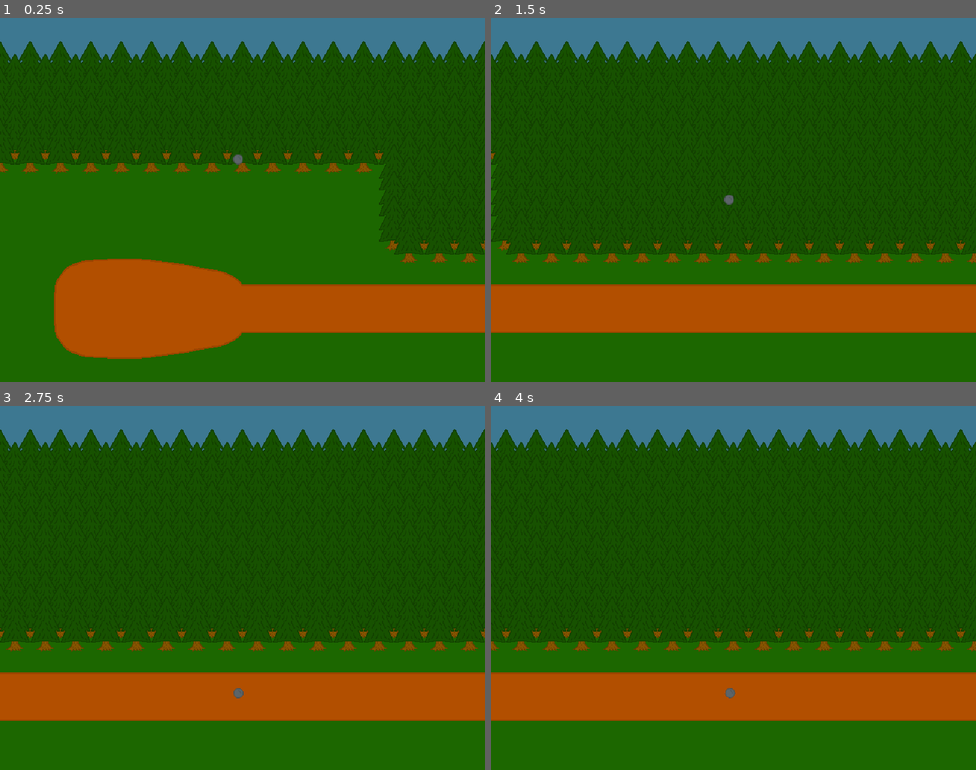
Above: before the commit, frames 1-4 (two rows, left to right).
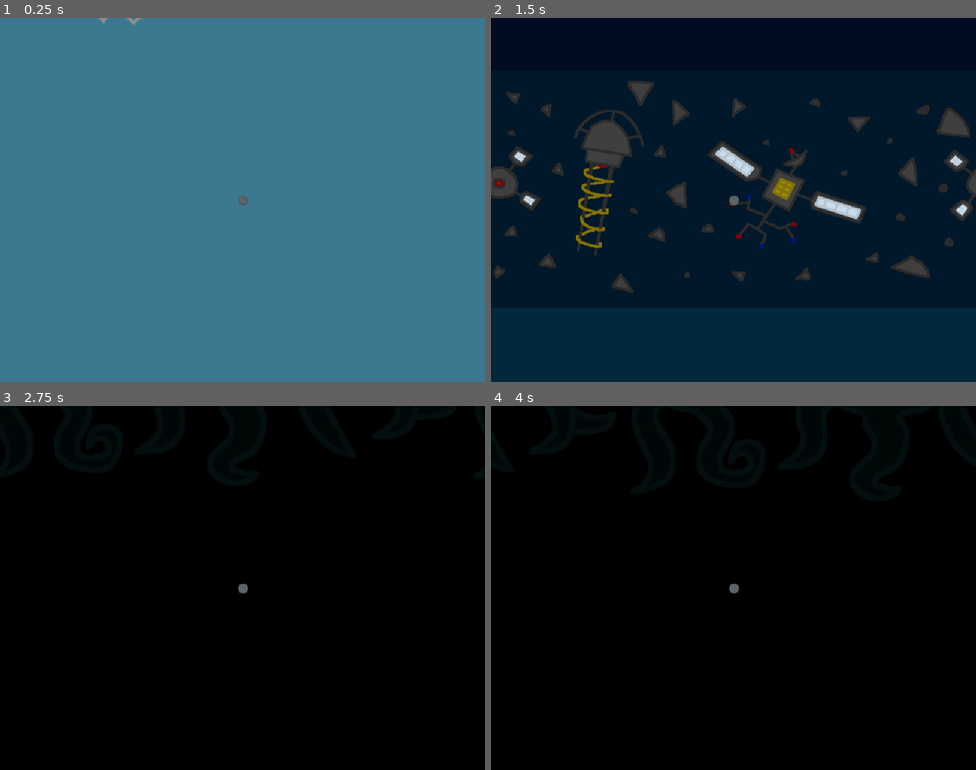
Above: after the commit, the same moments.

Repository: bowenjos/PigsquadAugust2024
Game: Godot game, scene res://Scenes/GameScene.tscn
Two runs of this game, one before a commit and one after it. Both use one fixed random seed, a clock stepped at 60 frames per second and the inputs below. This scene is started directly instead of the project's main scene.
Inputs:
- Up to frame 1 (0.25 s): no input
- Up to frame 2 (1.5 s): no input
- Up to frame 3 (2.75 s): no input
- Up to frame 4 (4 s): no input

The runs differ from the first frame. In frame 1, 91% of the frame differs, in the area x 0-100%, y 0-100%; in frame 2, 100%; in frame 3, 100%; in frame 4, 100%.

Commit message:
Scaling backgrounds

Diff:
--- a/Scenes/GameScene.tscn
+++ b/Scenes/GameScene.tscn
@@ -1,20 +1,34 @@
-[gd_scene load_steps=6 format=3 uid="uid://detg57w1ysds8"]
+[gd_scene load_steps=20 format=3 uid="uid://detg57w1ysds8"]
 
 [ext_resource type="Script" path="res://Scripts/GameController.gd" id="1_ah28k"]
 [ext_resource type="Texture2D" uid="uid://kswsb0xkeaw7" path="res://Art/ShotputStart.png" id="1_l10wb"]
 [ext_resource type="PackedScene" uid="uid://b54ha8ps4qtx7" path="res://Scenes/arena.tscn" id="2_wwqv8"]
 [ext_resource type="PackedScene" uid="uid://r66rhh3nkxrp" path="res://Scenes/shot_put.tscn" id="3_7735l"]
 [ext_resource type="Script" path="res://StartingZone.gd" id="4_w2wv6"]
+[ext_resource type="Texture2D" uid="uid://byv0gd8tnb885" path="res://Art/Sky1.png" id="6_w7oyl"]
+[ext_resource type="Script" path="res://BackGround.gd" id="7_0fyyp"]
+[ext_resource type="Texture2D" uid="uid://ptfds5xc28ac" path="res://Art/Sky2.png" id="8_d41h0"]
+[ext_resource type="Texture2D" uid="uid://d26okojr8sum0" path="res://Art/Sky3.png" id="9_yrmrf"]
+[ext_resource type="Texture2D" uid="uid://rbf7f2wuk77n" path="res://Art/Sky4.png" id="10_peih6"]
+[ext_resource type="Texture2D" uid="uid://cp1tf161kbwvw" path="res://Art/Sky5.png" id="11_qngac"]
+[ext_resource type="Texture2D" uid="uid://enuj0qqle0xq" path="res://Art/Sky6.png" id="12_7x7io"]
+[ext_resource type="Texture2D" uid="uid://bsbnctlumh0uc" path="res://Art/Sky7.png" id="13_6h2da"]
+[ext_resource type="Texture2D" uid="uid://claaajkypmpm8" path="res://Art/Sky8.png" id="14_f0jb2"]
+[ext_resource type="Texture2D" uid="uid://def4ch1li8wgh" path="res://Art/Sky9.png" id="15_trgck"]
+[ext_resource type="Texture2D" uid="uid://fpabxqv1rsdb" path="res://Art/Sky10.png" id="16_euopy"]
+[ext_resource type="Texture2D" uid="uid://cyse4at0chsg3" path="res://Art/Sky11.png" id="17_1h1sc"]
+[ext_resource type="Texture2D" uid="uid://dtfhfixwy3s73" path="res://Art/Sky12.png" id="18_xan2x"]
+[ext_resource type="Texture2D" uid="uid://dhal1xxk2qu7q" path="res://Art/Sky13.png" id="19_rc0yk"]
 
 [node name="GameScene" type="Node2D"]
 script = ExtResource("1_ah28k")
 
-[node name="Arena" parent="." instance=ExtResource("2_wwqv8")]
-
-[node name="Arena2" parent="." instance=ExtResource("2_wwqv8")]
-position = Vector2(640, 0)
-
-[node name="Arena3" parent="." instance=ExtResource("2_wwqv8")]
+[node name="Ground1" parent="." instance=ExtResource("2_wwqv8")]
+
+[node name="Ground2" parent="." instance=ExtResource("2_wwqv8")]
+position = Vector2(640, 0)
+
+[node name="Ground3" parent="." instance=ExtResource("2_wwqv8")]
 position = Vector2(1280, 0)
 
 [node name="StartingZone" type="Sprite2D" parent="."]
@@ -23,4 +37,228 @@
 script = ExtResource("4_w2wv6")
 
 [node name="ShotPut" parent="." instance=ExtResource("3_7735l")]
+z_index = 1
 position = Vector2(314, 350)
+
+[node name="BackgroundHolder" type="Node2D" parent="."]
+
+[node name="Sky1_1" type="Sprite2D" parent="BackgroundHolder"]
+texture = ExtResource("6_w7oyl")
+offset = Vector2(320, -240)
+script = ExtResource("7_0fyyp")
+
+[node name="Sky1_2" type="Sprite2D" parent="BackgroundHolder"]
+position = Vector2(640, 0)
+texture = ExtResource("6_w7oyl")
+offset = Vector2(320, -240)
+script = ExtResource("7_0fyyp")
+
+[node name="Sky1_3" type="Sprite2D" parent="BackgroundHolder"]
+position = Vector2(1280, 0)
+texture = ExtResource("6_w7oyl")
+offset = Vector2(320, -240)
+script = ExtResource("7_0fyyp")
+
+[node name="Sky2_1" type="Sprite2D" parent="BackgroundHolder"]
+texture = ExtResource("8_d41h0")
+offset = Vector2(320, -720)
+script = ExtResource("7_0fyyp")
+
+[node name="Sky2_2" type="Sprite2D" parent="BackgroundHolder"]
+position = Vector2(640, 0)
+texture = ExtResource("8_d41h0")
+offset = Vector2(320, -720)
+script = ExtResource("7_0fyyp")
+
+[node name="Sky2_3" type="Sprite2D" parent="BackgroundHolder"]
+position = Vector2(1280, 0)
+texture = ExtResource("8_d41h0")
+offset = Vector2(320, -720)
+script = ExtResource("7_0fyyp")
+
+[node name="Sky3_1" type="Sprite2D" parent="BackgroundHolder"]
+texture = ExtResource("9_yrmrf")
+offset = Vector2(320, -1200)
+script = ExtResource("7_0fyyp")
+
+[node name="Sky3_2" type="Sprite2D" parent="BackgroundHolder"]
+position = Vector2(640, 0)
+texture = ExtResource("9_yrmrf")
+offset = Vector2(320, -1200)
+script = ExtResource("7_0fyyp")
+
+[node name="Sky3_3" type="Sprite2D" parent="BackgroundHolder"]
+position = Vector2(1280, 0)
+texture = ExtResource("9_yrmrf")
+offset = Vector2(320, -1200)
+script = ExtResource("7_0fyyp")
+
+[node name="Sky4_1" type="Sprite2D" parent="BackgroundHolder"]
+texture = ExtResource("10_peih6")
+offset = Vector2(320, -1680)
+script = ExtResource("7_0fyyp")
+
+[node name="Sky4_2" type="Sprite2D" parent="BackgroundHolder"]
+position = Vector2(640, 0)
+texture = ExtResource("10_peih6")
+offset = Vector2(320, -1680)
+script = ExtResource("7_0fyyp")
+
+[node name="Sky4_3" type="Sprite2D" parent="BackgroundHolder"]
+position = Vector2(1280, 0)
+texture = ExtResource("10_peih6")
+offset = Vector2(320, -1680)
+script = ExtResource("7_0fyyp")
+
+[node name="Sky5_1" type="Sprite2D" parent="BackgroundHolder"]
+texture = ExtResource("11_qngac")
+offset = Vector2(320, -2160)
+script = ExtResource("7_0fyyp")
+
+[node name="Sky5_2" type="Sprite2D" parent="BackgroundHolder"]
+position = Vector2(640, 0)
+texture = ExtResource("11_qngac")
+offset = Vector2(320, -2160)
+script = ExtResource("7_0fyyp")
+
+[node name="Sky5_3" type="Sprite2D" parent="BackgroundHolder"]
+position = Vector2(1280, 0)
+texture = ExtResource("11_qngac")
+offset = Vector2(320, -2160)
+script = ExtResource("7_0fyyp")
+
+[node name="Sky6_1" type="Sprite2D" parent="BackgroundHolder"]
+texture = ExtResource("12_7x7io")
+offset = Vector2(320, -2640)
+script = ExtResource("7_0fyyp")
+
+[node name="Sky6_2" type="Sprite2D" parent="BackgroundHolder"]
+position = Vector2(640, 0)
+texture = ExtResource("12_7x7io")
+offset = Vector2(320, -2640)
+script = ExtResource("7_0fyyp")
+
+[node name="Sky6_3" type="Sprite2D" parent="BackgroundHolder"]
+position = Vector2(1280, 0)
+texture = ExtResource("12_7x7io")
+offset = Vector2(320, -2640)
+script = ExtResource("7_0fyyp")
+
+[node name="Sky7_1" type="Sprite2D" parent="BackgroundHolder"]
+texture = ExtResource("13_6h2da")
+offset = Vector2(320, -3120)
+script = ExtResource("7_0fyyp")
+
+[node name="Sky7_2" type="Sprite2D" parent="BackgroundHolder"]
+position = Vector2(640, 0)
+texture = ExtResource("13_6h2da")
+offset = Vector2(320, -3120)
+script = ExtResource("7_0fyyp")
+
+[node name="Sky7_3" type="Sprite2D" parent="BackgroundHolder"]
+position = Vector2(1280, 0)
+texture = ExtResource("13_6h2da")
+offset = Vector2(320, -3120)
+script = ExtResource("7_0fyyp")
+
+[node name="Sky8_1" type="Sprite2D" parent="BackgroundHolder"]
+texture = ExtResource("14_f0jb2")
+offset = Vector2(320, -3600)
+script = ExtResource("7_0fyyp")
+
+[node name="Sky8_2" type="Sprite2D" parent="BackgroundHolder"]
+position = Vector2(640, 0)
+texture = ExtResource("14_f0jb2")
+offset = Vector2(320, -3600)
+script = ExtResource("7_0fyyp")
+
+[node name="Sky8_3" type="Sprite2D" parent="BackgroundHolder"]
+position = Vector2(1280, 0)
+texture = ExtResource("14_f0jb2")
+offset = Vector2(320, -3600)
+script = ExtResource("7_0fyyp")
+
+[node name="Sky9_1" type="Sprite2D" parent="BackgroundHolder"]
+texture = ExtResource("15_trgck")
+offset = Vector2(320, -4080)
+script = ExtResource("7_0fyyp")
+
+[node name="Sky9_2" type="Sprite2D" parent="BackgroundHolder"]
+position = Vector2(640, 0)
+texture = ExtResource("15_trgck")
+offset = Vector2(320, -4080)
+script = ExtResource("7_0fyyp")
+
+[node name="Sky9_3" type="Sprite2D" parent="BackgroundHolder"]
+position = Vector2(1280, 0)
+texture = ExtResource("15_trgck")
+offset = Vector2(320, -4080)
+script = ExtResource("7_0fyyp")
+
+[node name="Sky10_1" type="Sprite2D" parent="BackgroundHolder"]
+texture = ExtResource("16_euopy")
+offset = Vector2(320, -4560)
+script = ExtResource("7_0fyyp")
+
+[node name="Sky10_2" type="Sprite2D" parent="BackgroundHolder"]
+position = Vector2(640, 0)
+texture = ExtResource("16_euopy")
+offset = Vector2(320, -4560)
+script = ExtResource("7_0fyyp")
+
+[node name="Sky10_3" type="Sprite2D" parent="BackgroundHolder"]
+position = Vector2(1280, 0)
+texture = ExtResource("16_euopy")
+offset = Vector2(320, -4560)
+script = ExtResource("7_0fyyp")
+
+[node name="Sky11_1" type="Sprite2D" parent="BackgroundHolder"]
+texture = ExtResource("17_1h1sc")
+offset = Vector2(320, -5040)
+script = ExtResource("7_0fyyp")
+
+[node name="Sky11_2" type="Sprite2D" parent="BackgroundHolder"]
+position = Vector2(640, 0)
+texture = ExtResource("17_1h1sc")
+offset = Vector2(320, -5040)
+script = ExtResource("7_0fyyp")
+
+[node name="Sky11_3" type="Sprite2D" parent="BackgroundHolder"]
+position = Vector2(1280, 0)
+texture = ExtResource("17_1h1sc")
+offset = Vector2(320, -5040)
+script = ExtResource("7_0fyyp")
+
+[node name="Sky12_1" type="Sprite2D" parent="BackgroundHolder"]
+texture = ExtResource("18_xan2x")
+offset = Vector2(320, -5520)
+script = ExtResource("7_0fyyp")
+
+[node name="Sky12_2" type="Sprite2D" parent="BackgroundHolder"]
+position = Vector2(640, 0)
+texture = ExtResource("18_xan2x")
+offset = Vector2(320, -5520)
+script = ExtResource("7_0fyyp")
+
+[node name="Sky12_3" type="Sprite2D" parent="BackgroundHolder"]
+position = Vector2(1280, 0)
+texture = ExtResource("18_xan2x")
+offset = Vector2(320, -5520)
+script = ExtResource("7_0fyyp")
+
+[node name="Sky13_1" type="Sprite2D" parent="BackgroundHolder"]
+texture = ExtResource("19_rc0yk")
+offset = Vector2(320, -6000)
+script = ExtResource("7_0fyyp")
+
+[node name="Sky13_2" type="Sprite2D" parent="BackgroundHolder"]
+position = Vector2(640, 0)
+texture = ExtResource("19_rc0yk")
+offset = Vector2(320, -6000)
+script = ExtResource("7_0fyyp")
+
+[node name="Sky13_3" type="Sprite2D" parent="BackgroundHolder"]
+position = Vector2(1280, 0)
+texture = ExtResource("19_rc0yk")
+offset = Vector2(320, -6000)
+script = ExtResource("7_0fyyp")
--- a/Scenes/shot_put.tscn
+++ b/Scenes/shot_put.tscn
@@ -13,3 +13,5 @@
 
 [node name="AnimatedSprite2D" type="Sprite2D" parent="."]
 texture = ExtResource("2_qxc61")
+
+[node name="Camera2D" type="Camera2D" parent="."]
--- a/Scripts/GameController.gd
+++ b/Scripts/GameController.gd
@@ -4,13 +4,52 @@
 
 # Called when the node enters the scene tree for the first time.
 func _ready():
-	$ShotPut.launch(Vector2(400, -50000))
+	$ShotPut.launch(Vector2(2400, -236000))
 
 
 # Called every frame. 'delta' is the elapsed time since the previous frame.
 func _process(delta):
-	$Arena.speed = $ShotPut.m_groundSpeed
-	$Arena2.speed = $ShotPut.m_groundSpeed
-	$Arena3.speed = $ShotPut.m_groundSpeed
+	$Ground1.speed = $ShotPut.m_groundSpeed
+	$Ground2.speed = $ShotPut.m_groundSpeed
+	$Ground3.speed = $ShotPut.m_groundSpeed
+	$BackgroundHolder/Sky1_1.speed = $ShotPut.m_groundSpeed
+	$BackgroundHolder/Sky1_2.speed = $ShotPut.m_groundSpeed
+	$BackgroundHolder/Sky1_3.speed = $ShotPut.m_groundSpeed
+	$BackgroundHolder/Sky2_1.speed = $ShotPut.m_groundSpeed
+	$BackgroundHolder/Sky2_2.speed = $ShotPut.m_groundSpeed
+	$BackgroundHolder/Sky2_3.speed = $ShotPut.m_groundSpeed
+	$BackgroundHolder/Sky3_1.speed = $ShotPut.m_groundSpeed
+	$BackgroundHolder/Sky3_2.speed = $ShotPut.m_groundSpeed
+	$BackgroundHolder/Sky3_3.speed = $ShotPut.m_groundSpeed
+	$BackgroundHolder/Sky4_1.speed = $ShotPut.m_groundSpeed
+	$BackgroundHolder/Sky4_2.speed = $ShotPut.m_groundSpeed
+	$BackgroundHolder/Sky4_3.speed = $ShotPut.m_groundSpeed
+	$BackgroundHolder/Sky5_1.speed = $ShotPut.m_groundSpeed
+	$BackgroundHolder/Sky5_2.speed = $ShotPut.m_groundSpeed
+	$BackgroundHolder/Sky5_3.speed = $ShotPut.m_groundSpeed
+	$BackgroundHolder/Sky6_1.speed = $ShotPut.m_groundSpeed
+	$BackgroundHolder/Sky6_2.speed = $ShotPut.m_groundSpeed
+	$BackgroundHolder/Sky6_3.speed = $ShotPut.m_groundSpeed
+	$BackgroundHolder/Sky7_1.speed = $ShotPut.m_groundSpeed
+	$BackgroundHolder/Sky7_2.speed = $ShotPut.m_groundSpeed
+	$BackgroundHolder/Sky7_3.speed = $ShotPut.m_groundSpeed
+	$BackgroundHolder/Sky8_1.speed = $ShotPut.m_groundSpeed
+	$BackgroundHolder/Sky8_2.speed = $ShotPut.m_groundSpeed
+	$BackgroundHolder/Sky8_3.speed = $ShotPut.m_groundSpeed
+	$BackgroundHolder/Sky9_1.speed = $ShotPut.m_groundSpeed
+	$BackgroundHolder/Sky9_2.speed = $ShotPut.m_groundSpeed
+	$BackgroundHolder/Sky9_3.speed = $ShotPut.m_groundSpeed
+	$BackgroundHolder/Sky10_1.speed = $ShotPut.m_groundSpeed
+	$BackgroundHolder/Sky10_2.speed = $ShotPut.m_groundSpeed
+	$BackgroundHolder/Sky10_3.speed = $ShotPut.m_groundSpeed
+	$BackgroundHolder/Sky11_1.speed = $ShotPut.m_groundSpeed
+	$BackgroundHolder/Sky11_2.speed = $ShotPut.m_groundSpeed
+	$BackgroundHolder/Sky11_3.speed = $ShotPut.m_groundSpeed
+	$BackgroundHolder/Sky12_1.speed = $ShotPut.m_groundSpeed
+	$BackgroundHolder/Sky12_2.speed = $ShotPut.m_groundSpeed
+	$BackgroundHolder/Sky12_3.speed = $ShotPut.m_groundSpeed
+	$BackgroundHolder/Sky13_1.speed = $ShotPut.m_groundSpeed
+	$BackgroundHolder/Sky13_2.speed = $ShotPut.m_groundSpeed
+	$BackgroundHolder/Sky13_3.speed = $ShotPut.m_groundSpeed
 	$StartingZone.speed = $ShotPut.m_groundSpeed
 	pass
--- a/project.godot
+++ b/project.godot
@@ -34,3 +34,5 @@
 
 renderer/rendering_method="gl_compatibility"
 renderer/rendering_method.mobile="gl_compatibility"
+2d/snap/snap_2d_transforms_to_pixel=true
+2d/snap/snap_2d_vertices_to_pixel=true
Not shown, added: Art/Sky1.png.import
Not shown, added: Art/Sky10.png.import
Not shown, added: Art/Sky11.png.import
Not shown, added: Art/Sky12.png.import
Not shown, added: Art/Sky13.png.import
Not shown, added: Art/Sky2.png.import
Not shown, added: Art/Sky3.png.import
Not shown, added: Art/Sky4.png.import
Not shown, added: Art/Sky5.png.import
Not shown, added: Art/Sky6.png.import
Not shown, added: Art/Sky7.png.import
Not shown, added: Art/Sky8.png.import
(and 1 more such lines)
